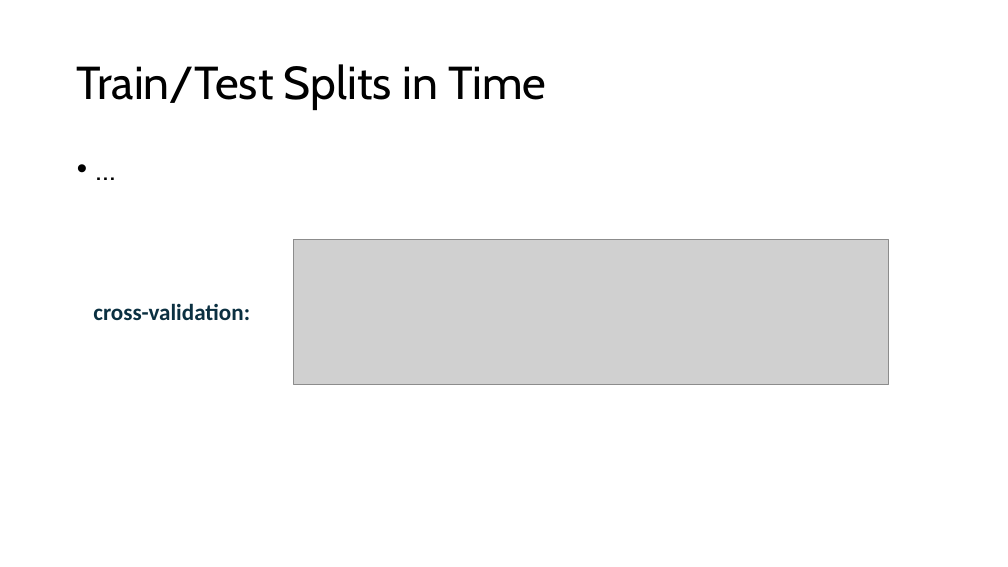
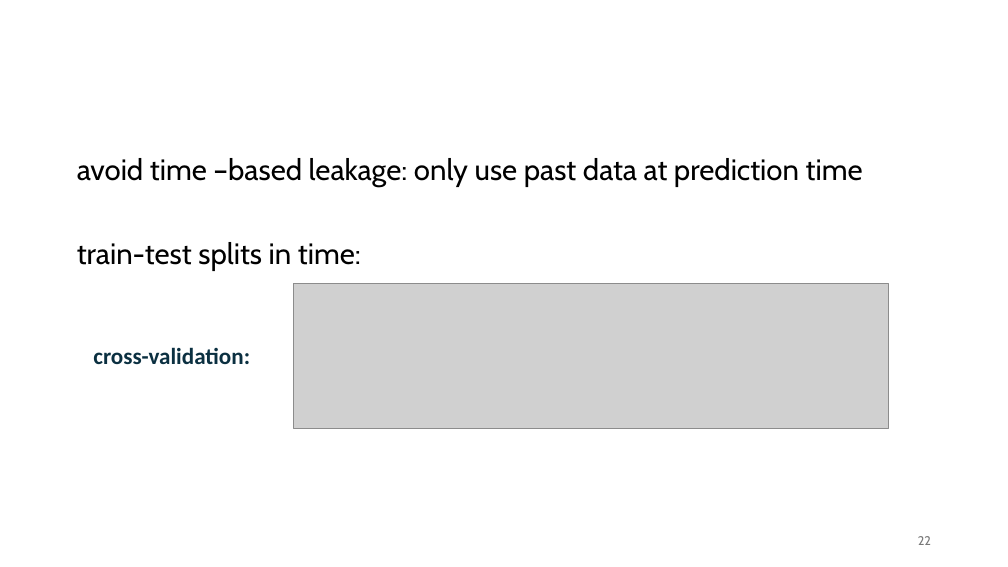
Before and after one commit to FelixWick/data_science, a slide deck: slide 22 of slides/9_time_series.pptx (slide 27 before the commit). Drawn at 1008x567 pixels with LibreOffice and Linux fonts; fonts in the diff are those of the drawing; grey boxes stand for pictures. Boxes give left, top, right and bottom in pixels: in the first picture for what was removed or moved away, otherwise in the second. Text is boxed around its words. In the diff, an @@ line names an element or a change of style, - is before the commit and + after.

Commit message:
some time series cleanup

```diff
--- a/slides/9_time_series.pptx
+++ b/slides/9_time_series.pptx
@@ title removed at [77, 64, 546, 110] @@
-Train/Test Splits in Time
@@ text at [77, 158, 863, 271]: text changed @@
-• …
+avoid time –based leakage: only use past data at prediction time
+train-test splits in time:
@@ picture: place and size @@
-picture at [294, 240, 889, 384]
+picture at [294, 284, 889, 428]
@@ text "cross-validation:": place and size @@
-text "cross-validation:" at [93, 303, 250, 320]
+text "cross-validation:" at [93, 347, 250, 364]
@@ page number added at [918, 536, 931, 545], 12 pt, text #797979 @@
+22
```
Also in this commit, not shown: 20 other slides changed, 4 slides added, 7 slides removed, 2 other files.
